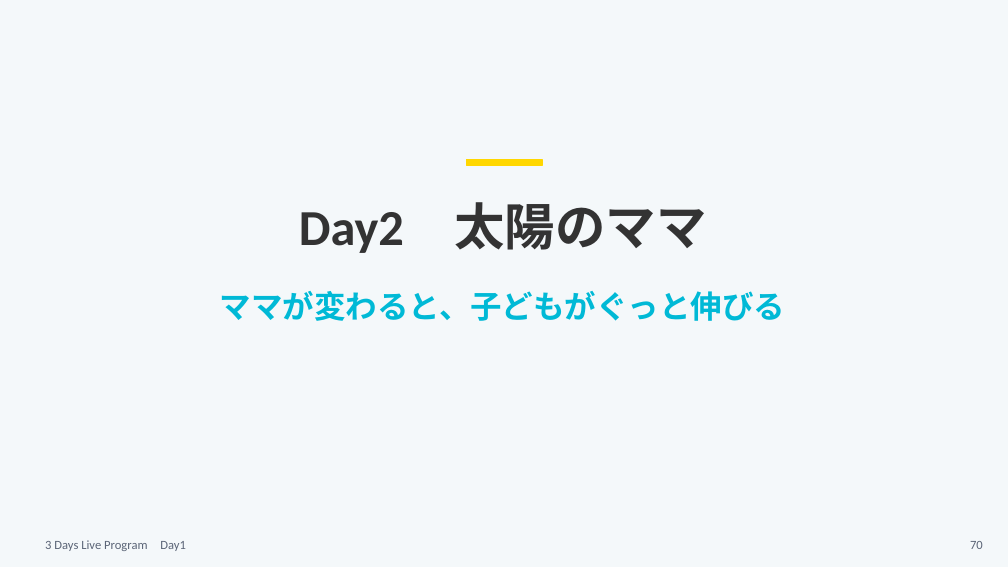
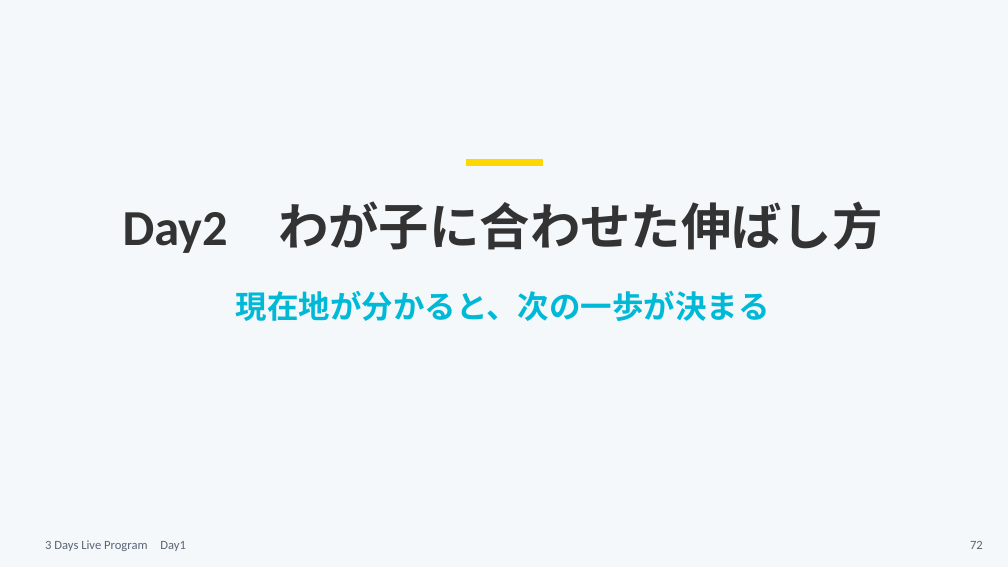
Before and after one commit to tanakayuc/static-pages, a slide deck: slide 72 of pigmarion-homeinter-3days-live/day1/v2/homeinter-day1-v2.pptx (slide 70 before the commit). Drawn at 1008x567 pixels with LibreOffice and Linux fonts; fonts in the diff are those of the drawing. Boxes give left, top, right and bottom in pixels: in the first picture for what was removed or moved away, otherwise in the second. Text is boxed around its words. In the diff, an @@ line names an element or a change of style, - is before the commit and + after.

```diff
--- a/pigmarion-homeinter-3days-live/day1/v2/homeinter-day1-v2.pptx
+++ b/pigmarion-homeinter-3days-live/day1/v2/homeinter-day1-v2.pptx
@@ text at [123,201,883,253]: text changed @@
-Day2 太陽のママ
+Day2 わが子に合わせた伸ばし方
@@ text at [236,291,770,321]: text changed @@
-ママが変わると、子どもがぐっと伸びる
+現在地が分かると、次の一歩が決まる
@@ page number at [970,541,983,549]: text changed @@
-70
+72
```
Also in this commit, not shown: 2 slides added, 41 other files.
